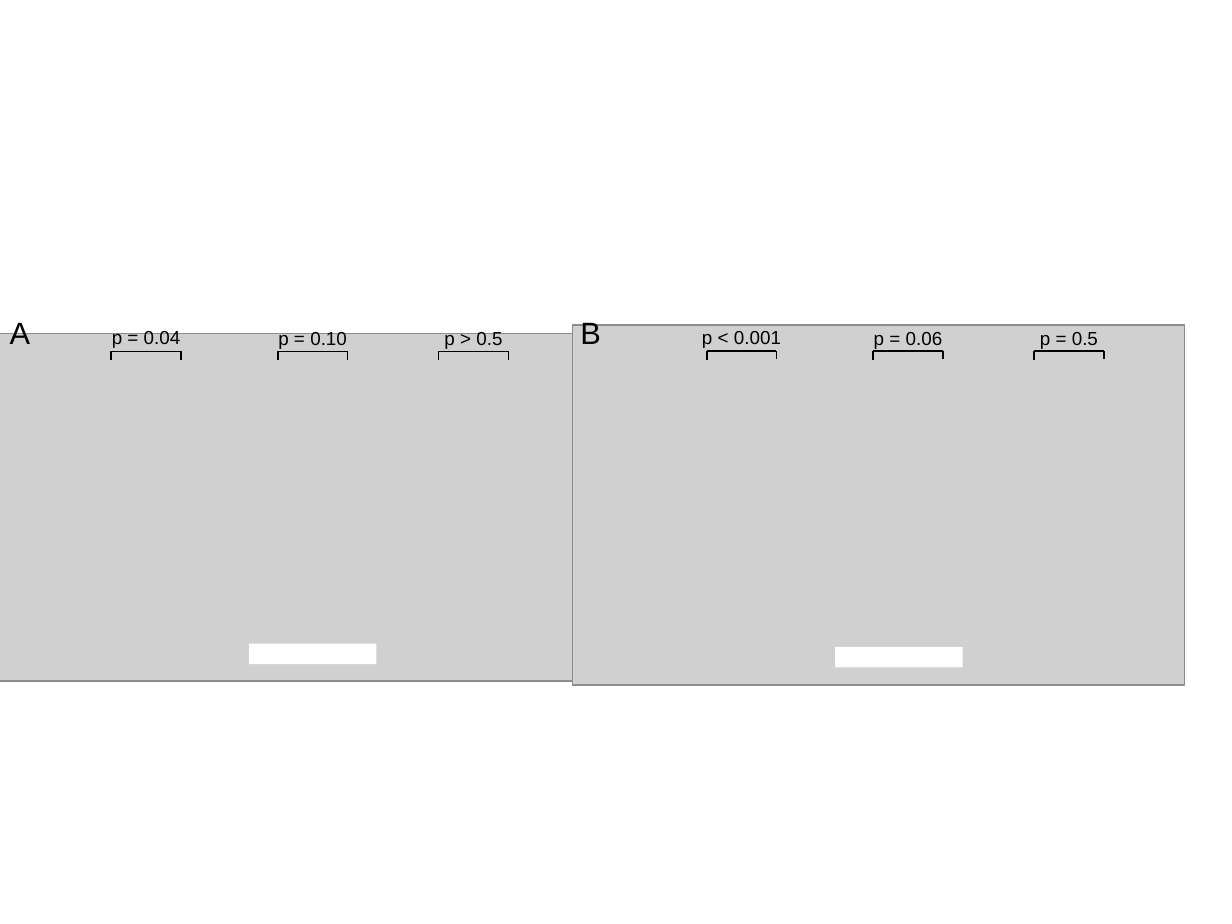
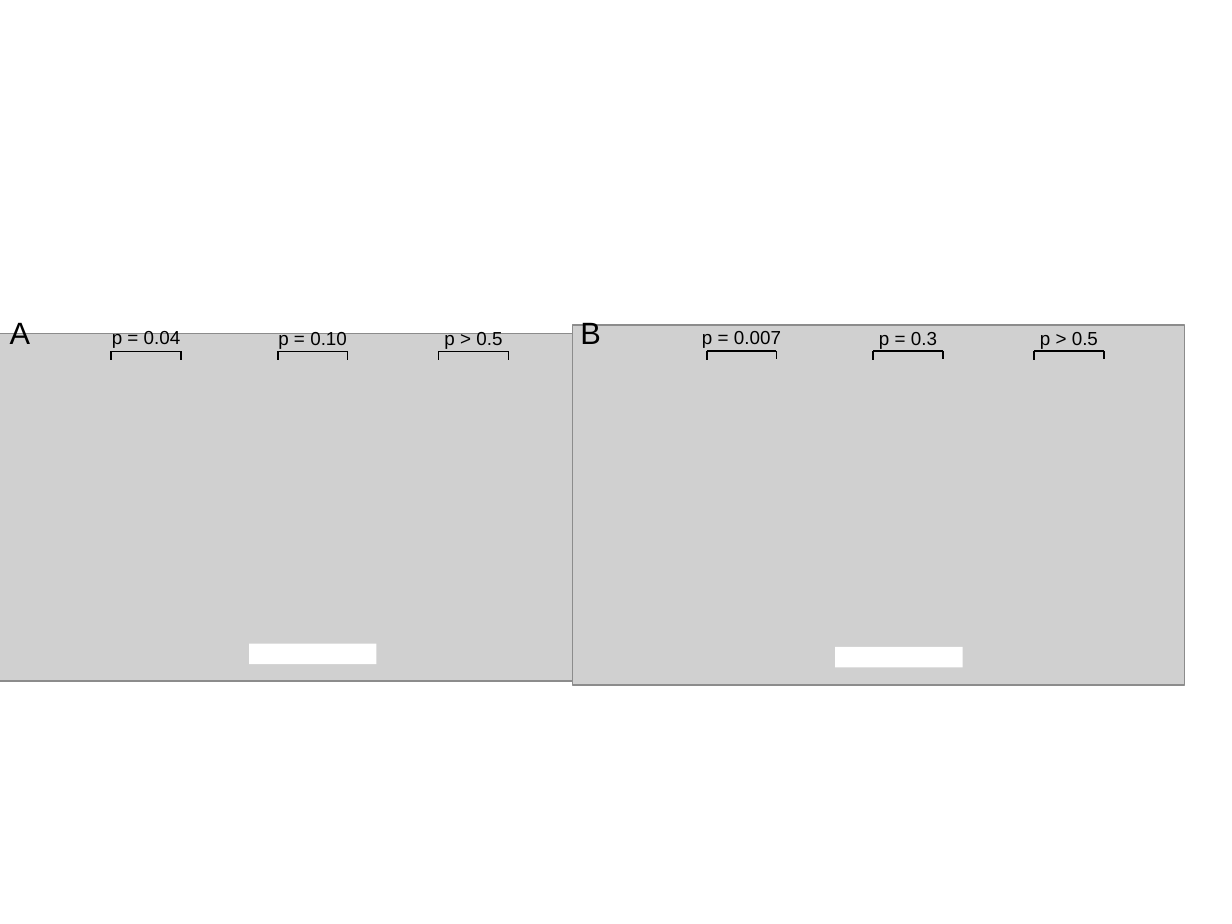
Before and after one commit to cduvallet/phd-docs, a slide deck: slide 8 of figures/figures.pptx. Drawn at 1232x924 pixels with LibreOffice and Linux fonts; fonts in the diff are those of the drawing; grey boxes stand for pictures. Boxes give left, top, right and bottom in pixels: in the first picture for what was removed or moved away, otherwise in the second. Text is boxed around its words. In the diff, an @@ line names an element or a change of style, - is before the commit and + after.

```diff
--- a/figures/figures.pptx
+++ b/figures/figures.pptx
@@ text at box(702, 331, 781, 348): text changed @@
-p < 0.001
+p = 0.007
@@ text at box(879, 332, 937, 349): text changed @@
-p = 0.06
+p = 0.3
@@ text at box(1040, 332, 1098, 349): text changed @@
-p = 0.5
+p > 0.5
```
Also in this commit, not shown: 3 other slides changed, 7 other files.
